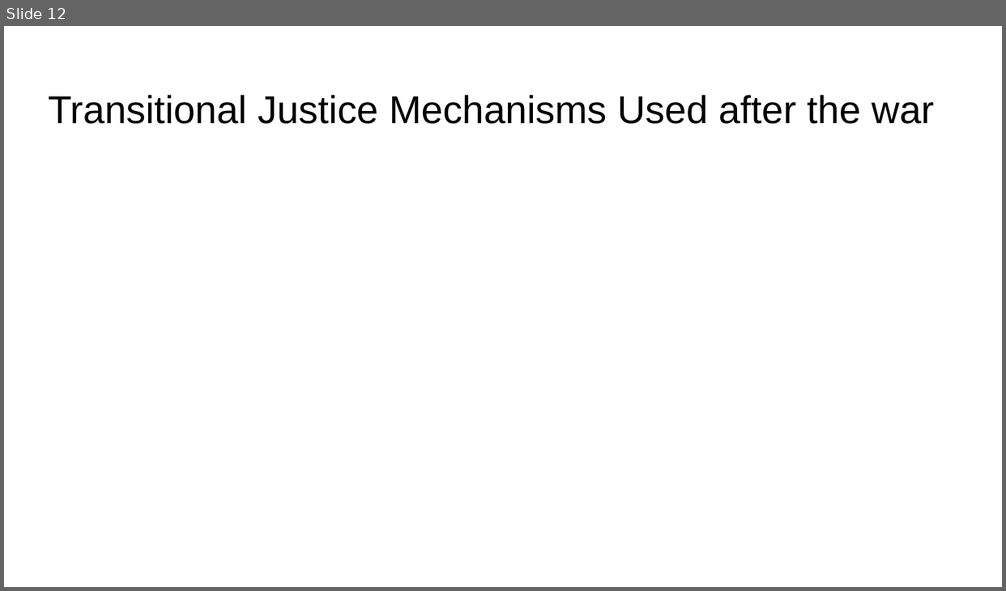
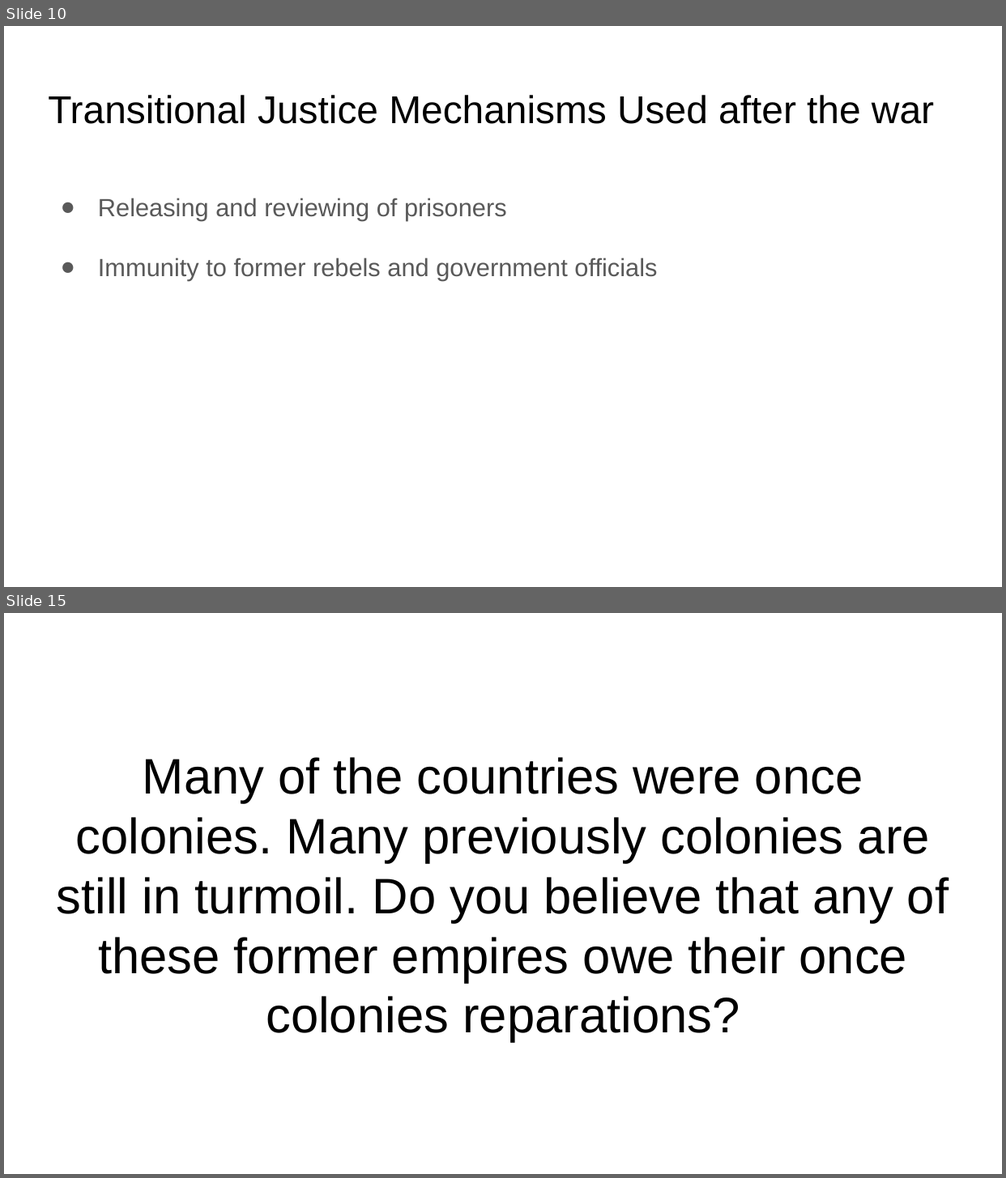
Before and after one commit to arkelf/finalproject, a slide deck: Myanmar presentation.pptx. Shown one above the other, each under a label of ours: slide 12 before the commit, slides 10 and 15 after it; the slides between them are not shown. The pictures are 1006x591 and 1006x1178 pixels, drawn with LibreOffice and Linux fonts; fonts in the diff are those of the drawing. Boxes give left, top, right and bottom in pixels: in the first picture for what was removed or moved away, otherwise in the second. Text is boxed around its words. In the diff, an @@ line names an element or a change of style, - is before the commit and + after.

```diff
--- a/Myanmar presentation.pptx
+++ b/Myanmar presentation.pptx
@@ slide 15 added at bbox=[4, 613, 1002, 1174], background #FFFFFF @@
@@ title added at bbox=[57, 757, 948, 1042], 36 pt, text #000000 @@
+Many of the countries were once colonies. Many previously colonies are still in turmoil. Do you believe that any of these former empires owe their once colonies reparations?
@@ what was slide 12 is now slide 10 @@
@@ slide 10 changed as well @@
@@ text added at bbox=[98, 198, 657, 280], 18 pt, text #595959 @@
+● Releasing and reviewing of prisoners
+● Immunity to former rebels and government officials
```
Also in this commit, not shown: 3 other slides changed, 12 other slides added, 11 slides removed.
